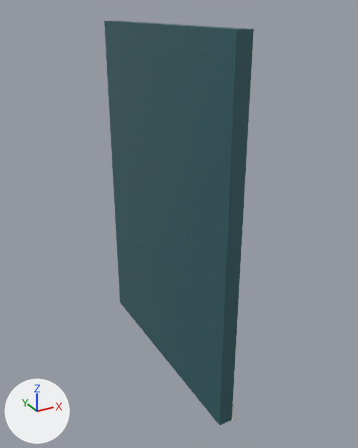
A saved change to the Blender file blender/src/Wall_office.blend.
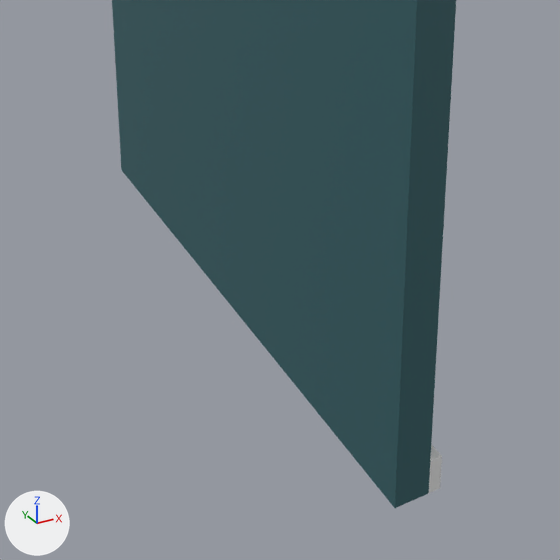
Each version appears first whole from a 50 mm camera at (-1.74, -3.4, 2.99) aimed at (0.08, -0.1, 1.33), and next in a close-up on the part from 21% to 78% of the width and 54% to 99% of the height. The axes (+X, +Y, +Z) are drawn at lower left. The lights are the same throughout. The older version's two pictures come first.

In view in the first close-up: 'Base Wall', 'Baseboard'.
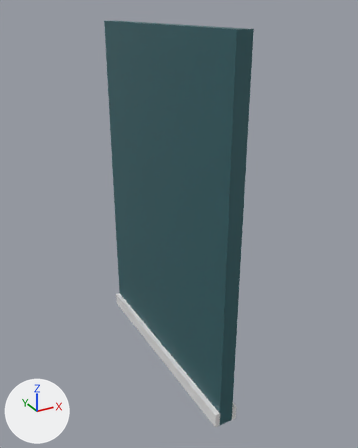
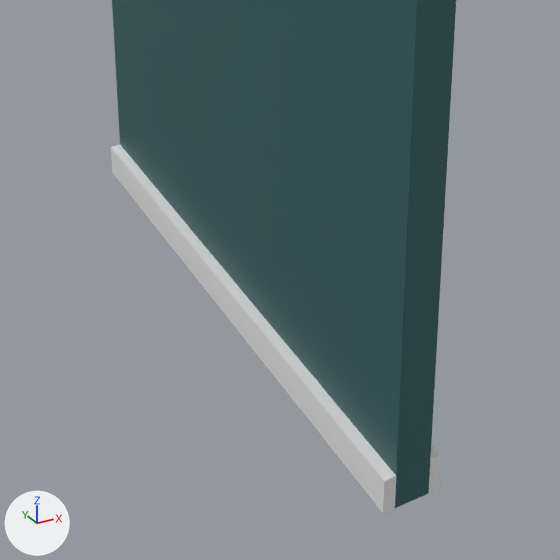
Pixel boxes [x1, y1, x2, y2] of what changed, in the close-ups (560 x 560 px):
```json
{"object": "Baseboard", "change": "reshaped", "before": [429, 444, 442, 493], "after": [111, 144, 442, 513]}
{"part": 1, "of": "me_cube_012", "change": "added", "after": [111, 144, 396, 513]}
```

The change, as JSON lines over the scene's bpy script:
```json
{"block": "me_cube_012", "where": "# used by ob_baseboard; parent = ob_base_wall; location = (0.0775, 0.0, 0.06); scale = (0.02, 1.0, 0.06)"}
{"op": "remove", "block": "me_cube_012", "code": "me_cube_012.from_pydata(...)  # 8 vertices, 6 faces; spans x -1.0..1.0, y -1.0..1.0, z -1.0..1.0"}
{"op": "add", "block": "me_cube_012", "code": "me_cube_012.from_pydata(...)  # 16 vertices, 12 faces; spans x -8.73..1.0, y -1.0..1.0, z -1.0..1.0"}
{"block": "me_cube_012", "change": "me_cube_012 part 1: a new loose piece, a box spanning x -8.73..-6.73, y -1.0..1.0, z -1.0..1.0, in mat_baseboard_texture (white #e7e7e7)"}
```
